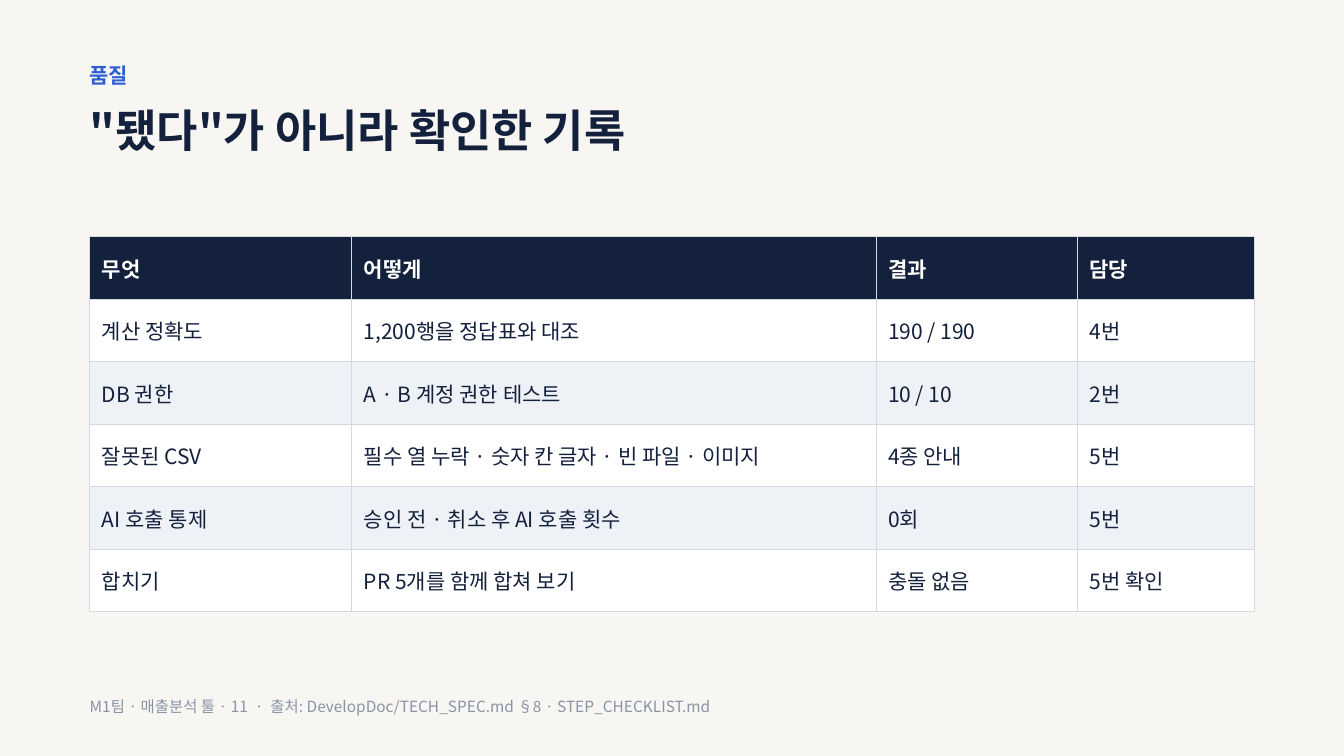
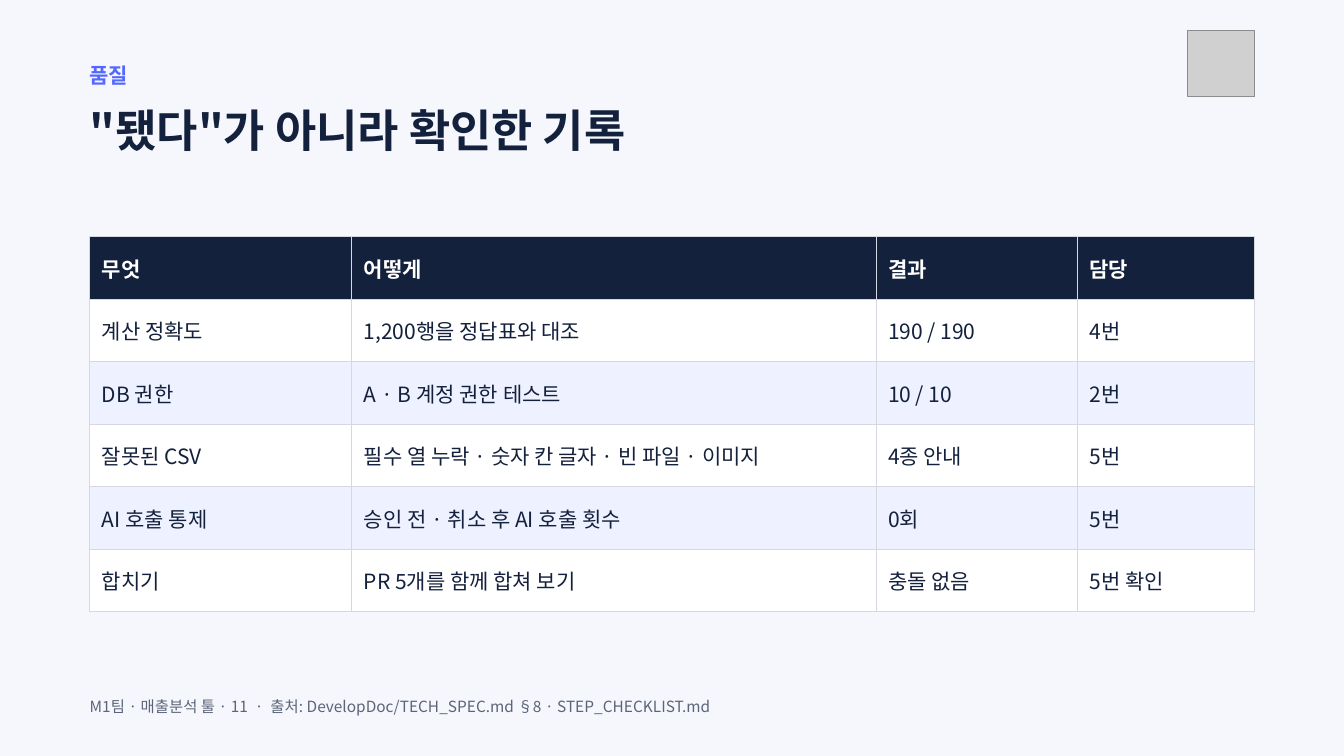
Before and after one commit to ctaleez51-art/sales-analysis, a slide deck: slide 11 of docs/presentation/M1_presentation_draft_v0.1.pptx. Drawn at 1344x756 pixels with LibreOffice and Linux fonts; fonts in the diff are those of the drawing; grey boxes stand for pictures. Boxes give left, top, right and bottom in pixels: in the first picture for what was removed or moved away, otherwise in the second. Text is boxed around its words. In the diff, an @@ line names an element or a change of style, - is before the commit and + after.

```diff
--- a/docs/presentation/M1_presentation_draft_v0.1.pptx
+++ b/docs/presentation/M1_presentation_draft_v0.1.pptx
@@ background #F7F6F2 to #F5F7FC @@
@@ picture added at bbox=[1188, 30, 1254, 97] @@
@@ text "품질" at bbox=[90, 65, 129, 85]: text colour #2F5FD0 to #5468FF @@
@@ text "M1팀 · 매출분석 툴 · ..." at bbox=[90, 699, 710, 716]: text colour #8A93A6 to #5B6478 @@
```
Also in this commit, not shown: 13 other slides changed, 3 other files.
